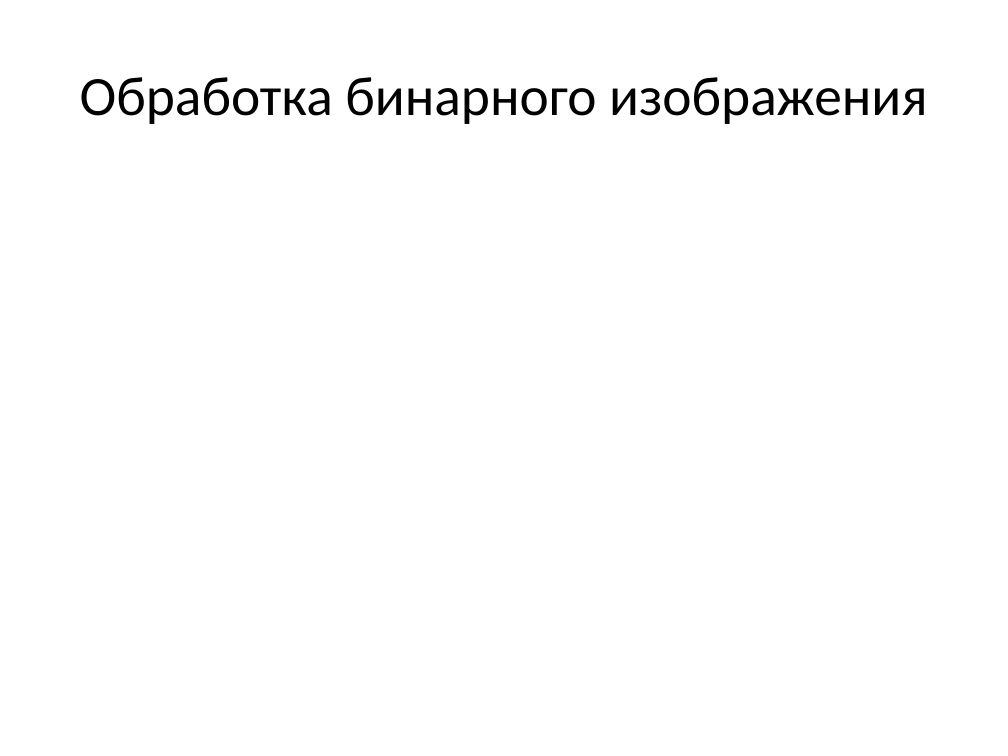
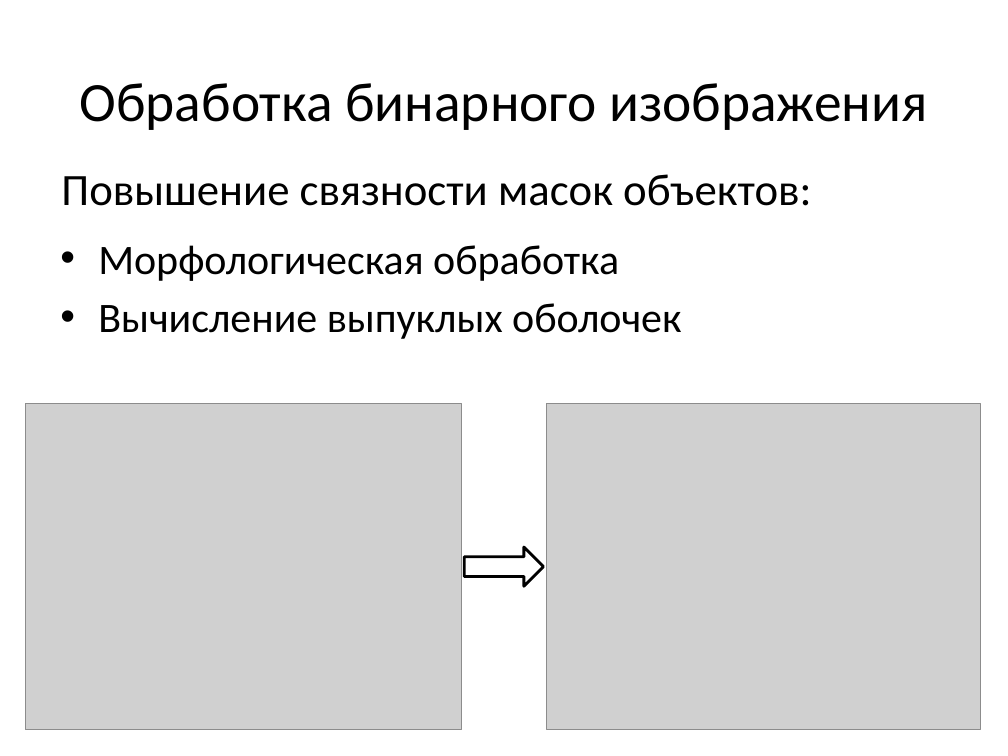
Before and after one commit to vladdimakov/cvclasses18, a slide deck: slide 8 of Course Project.pptx. Drawn at 1008x756 pixels with LibreOffice and Linux fonts; fonts in the diff are those of the drawing; grey boxes stand for pictures. Boxes give left, top, right and bottom in pixels: in the first picture for what was removed or moved away, otherwise in the second. Text is boxed around its words. In the diff, an @@ line names an element or a change of style, - is before the commit and + after.

```diff
--- a/Course Project.pptx
+++ b/Course Project.pptx
@@ title "Обработка бинарного изображения" moved from (x1=80, y1=77, x2=928, y2=124) to (x1=80, y1=83, x2=928, y2=130) @@
@@ text added at (x1=61, y1=174, x2=811, y2=206), 32 pt, text #000000 @@
+Повышение связности масок объектов:
@@ text added at (x1=98, y1=245, x2=681, y2=339), 30 pt, text #000000 @@
+• Морфологическая обработка
+• Вычисление выпуклых оболочек
@@ picture added at (x1=25, y1=403, x2=462, y2=730) @@
@@ picture added at (x1=546, y1=403, x2=980, y2=729) @@
@@ right arrow added at (x1=465, y1=547, x2=544, y2=587), fill #FFFFFF, outline #000000 2 pt @@
```
Also in this commit, not shown: 1 other slide changed, 2 slides added, 1 slide removed.
